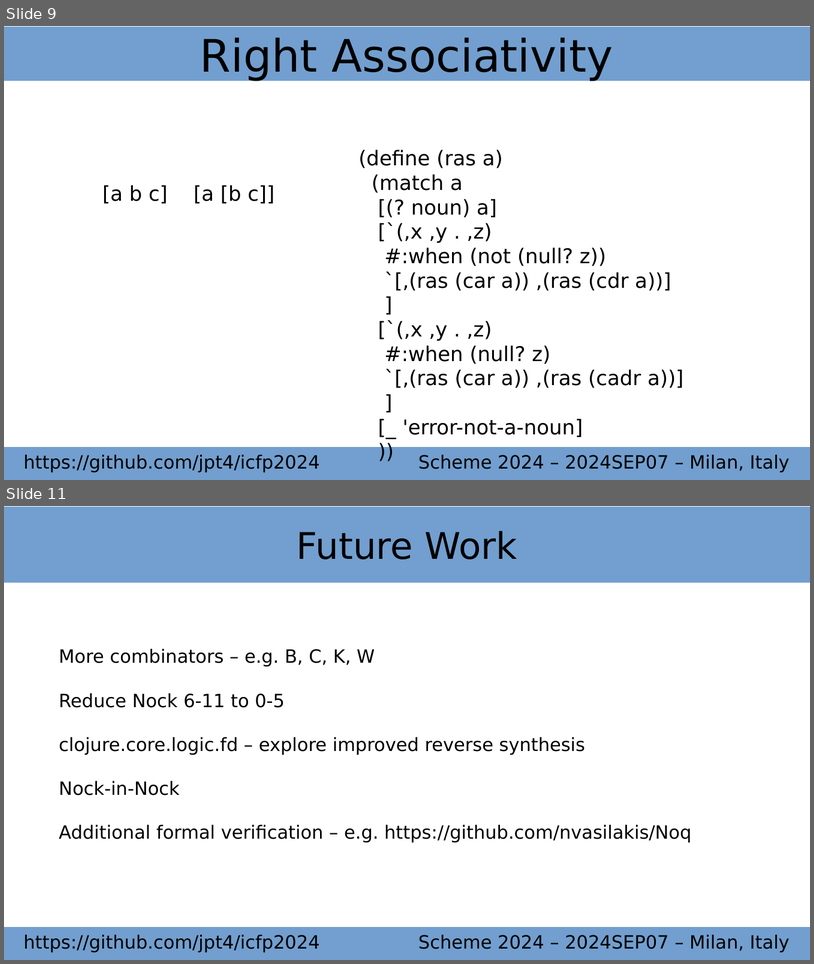
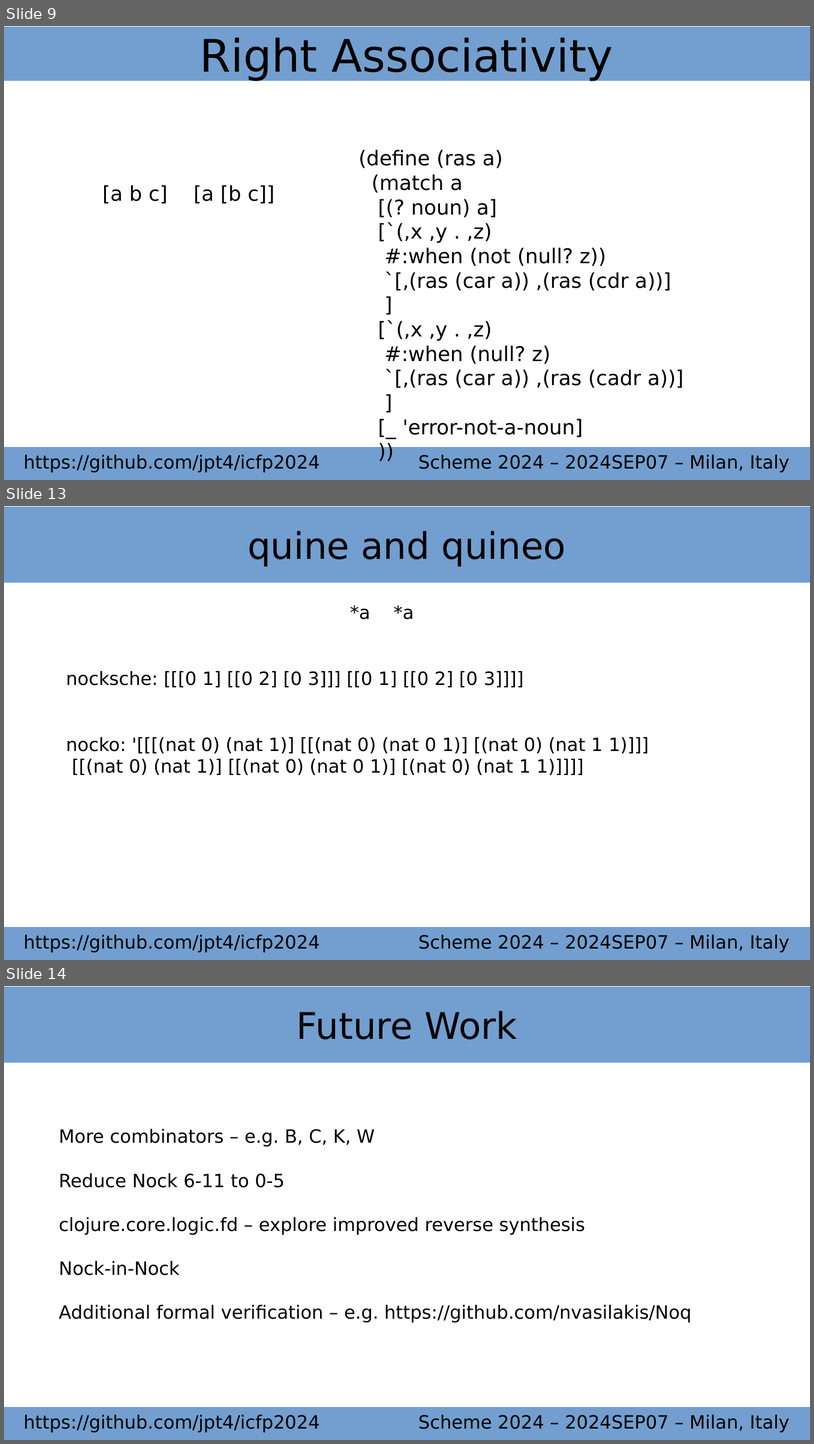
Before and after one commit to jpt4/icfp2024, a slide deck: slides.odp. Shown one above the other, each under a label of ours: slides 9 and 11 before the commit, slides 9, 13 and 14 after it; the slides between them are not shown. The pictures are 814x964 and 814x1444 pixels, drawn with LibreOffice and Linux fonts; fonts in the diff are those of the drawing. Boxes give left, top, right and bottom in pixels: in the first picture for what was removed or moved away, otherwise in the second. Text is boxed around its words. In the diff, an @@ line names an element or a change of style, - is before the commit and + after.

```diff
--- a/slides.odp
+++ b/slides.odp
@@ slide 13 added at box(4, 506, 810, 960), background #FFFFFF @@
@@ title added at box(4, 507, 810, 583), fill #729FCF, 36 pt, text #000000 @@
+quine and quineo
@@ text added at box(66, 605, 649, 775), 18 pt, text #000000 @@
+*a *a
+nocksche: [[[0 1] [[0 2] [0 3]]] [[0 1] [[0 2] [0 3]]]]
+nocko: '[[[(nat 0) (nat 1)] [[(nat 0) (nat 0 1)] [(nat 0) (nat 1 1)]]] [[(nat 0) (nat 1)] [[(nat 0) (nat 0 1)] [(nat 0) (nat 1 1)]]]]
@@ rectangle added at box(4, 927, 810, 960), fill #729FCF, 18 pt, text #000000 @@
+https://github.com/jpt4/icfp2024 Scheme 2024 – 2024SEP07 – Milan, Italy
@@ what was slide 11 is now slide 14 @@
```
Also in this commit, not shown: 3 slides changed, 5 other slides added, 2 slides removed, 2 other files.
